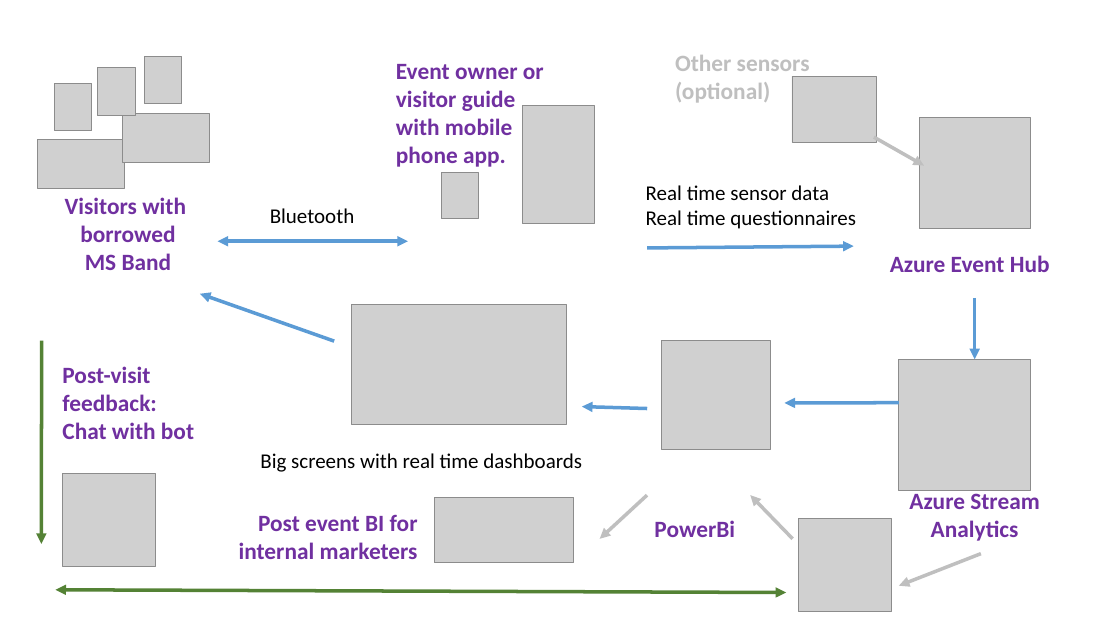
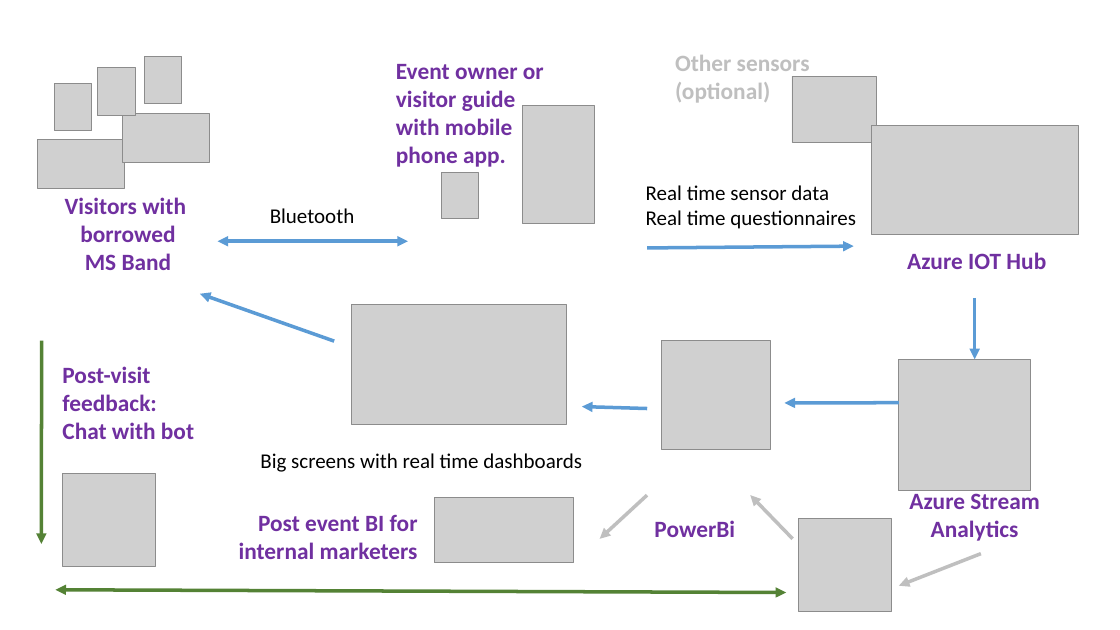
Before and after one commit to pospanet/SmartOffice, a slide deck: slide 1 of Documentation/GuideVisitBandBot_SmartOffice.pptx. Drawn at 1120x630 pixels with LibreOffice and Linux fonts; fonts in the diff are those of the drawing; grey boxes stand for pictures. Boxes give left, top, right and bottom in pixels: in the first picture for what was removed or moved away, otherwise in the second. Text is boxed around its words. In the diff, an @@ line names an element or a change of style, - is before the commit and + after.

```diff
--- a/Documentation/GuideVisitBandBot_SmartOffice.pptx
+++ b/Documentation/GuideVisitBandBot_SmartOffice.pptx
@@ picture removed at (x1=919, y1=118, x2=1030, y2=229) @@
@@ picture added at (x1=871, y1=126, x2=1078, y2=234) @@
@@ arrow removed from (874, 137) to (924, 166) @@
@@ text at (x1=907, y1=252, x2=1046, y2=269): text changed @@
-Azure Event Hub
+Azure IOT Hub
```
Also in this commit, not shown: 2 other files.
